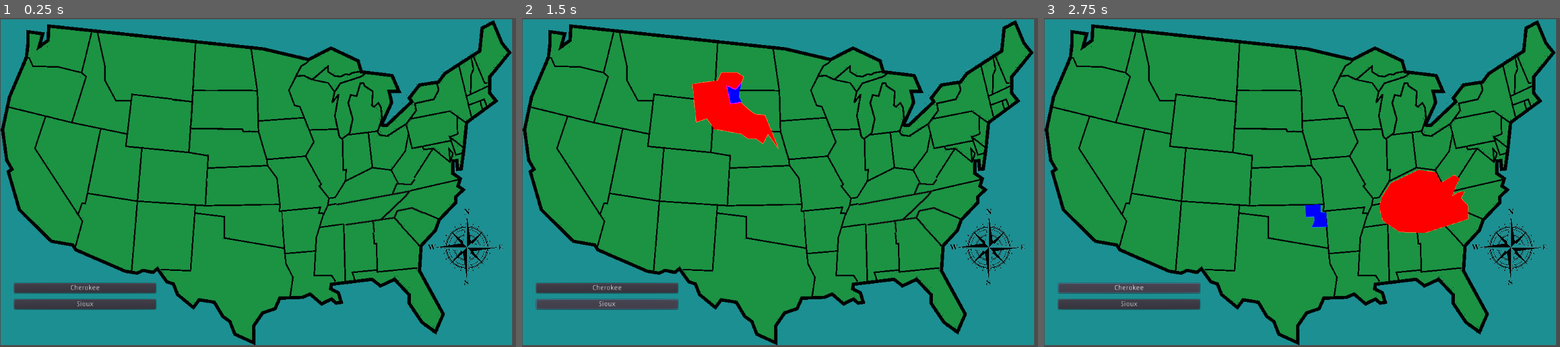
Above: before the commit, frames 1-3 (left to right).
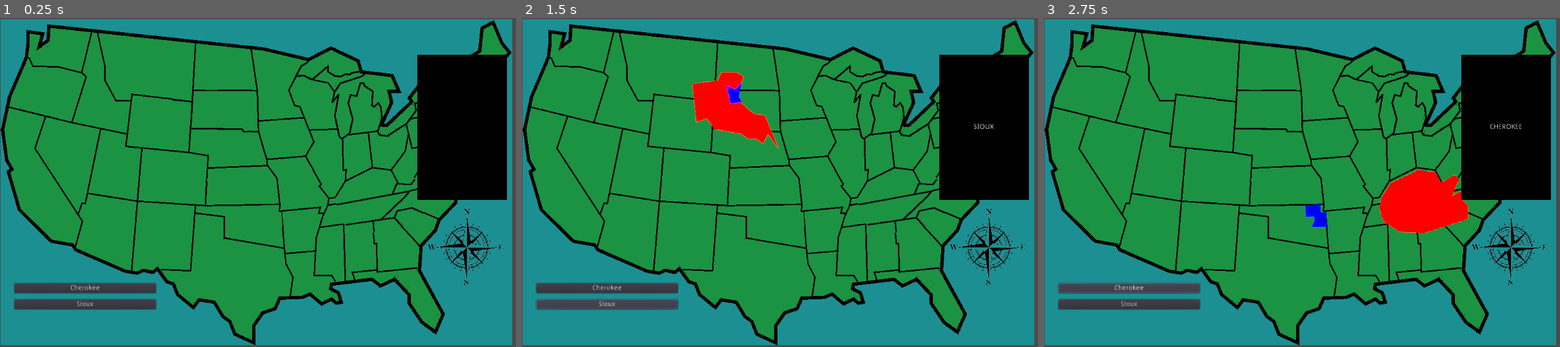
Above: after the commit, the same moments.

Repository: PeppaFan666/InteractiveMap
Game: Godot game, scene res://Scene.tscn
The game is run twice, just before and just after one commit, with the same random seed, the same clock (stepped at 60 frames per second) and the same inputs.
Inputs:
- Up to frame 1 (0.25 s): no input
- Up to frame 2 (1.5 s): click "Cherokee" at 0.5 s; click "Sioux" at 1.25 s
- Up to frame 3 (2.75 s): click "Cherokee" at 2 s

The runs differ from the first frame. In frame 1, 6.9% of the frame differs, in the area x 80-99%, y 11-56%; in frame 2, 6.9%; in frame 3, 6.9%.

Commit message:
Information Box

Diff:
--- /dev/null
+++ b/ClearShader.tres
@@ -0,0 +1,13 @@
+[gd_resource type="ShaderMaterial" load_steps=2 format=2]
+
+[sub_resource type="Shader" id=1]
+code = "shader_type canvas_item;
+render_mode unshaded;
+void fragment()
+{
+	COLOR = texture(TEXTURE, UV);
+	COLOR.a = 0.0;
+}"
+
+[resource]
+shader = SubResource( 1 )
--- a/Scene.tscn
+++ b/Scene.tscn
@@ -8,6 +8,8 @@
 [ext_resource path="res://CherToday.png" type="Texture" id=6]
 [ext_resource path="res://sitradtional.png" type="Texture" id=7]
 [ext_resource path="res://compass-image.png" type="Texture" id=8]
+
+[sub_resource type="Theme" id=1]
 
 [node name="Scene" type="Node"]
 
@@ -47,6 +49,7 @@
 margin_bottom = 627.837
 grow_horizontal = 2
 grow_vertical = 2
+theme = SubResource( 1 )
 custom_constants/separation = 13
 alignment = 1
 __meta__ = {
@@ -73,5 +76,27 @@
 __meta__ = {
 "_edit_use_anchors_": false
 }
+
+[node name="ColorRect" type="ColorRect" parent="."]
+margin_left = 849.296
+margin_top = 74.6616
+margin_right = 1031.3
+margin_bottom = 369.662
+color = Color( 0, 0, 0, 1 )
+__meta__ = {
+"_edit_group_": true,
+"_edit_use_anchors_": false
+}
+
+[node name="Label" type="Label" parent="ColorRect"]
+margin_right = 182.0
+margin_bottom = 294.0
+custom_colors/font_color = Color( 1, 1, 1, 1 )
+align = 1
+valign = 1
+uppercase = true
+__meta__ = {
+"_edit_use_anchors_": false
+}
 [connection signal="pressed" from="VBoxContainer/Cherokee" to="mapmanager" method="_on_Cherokee_pressed"]
 [connection signal="pressed" from="VBoxContainer/Sioux" to="mapmanager" method="_on_Sioux_pressed"]
--- a/icon.gd
+++ b/icon.gd
@@ -3,19 +3,22 @@
 onready var chertoday = get_node("../CherToday")
 onready var sihome = get_node("../sitradtional")
 onready var sitoday = get_node("../sitoday")
+onready var lable = get_node("../ColorRect/Label")
+onready var colorrect = get_node("../ColorRect")
 onready var RedShader = preload("res://RedShader.tres")
 onready var YellowShader = preload("res://YellowShader.tres")
 onready var NormalShader = preload("res://NormalColor.tres")
-
+onready var ClearShader = preload("res://ClearShader.tres")
 
 func _on_Cherokee_pressed():
 	chertoday.set_material(YellowShader)
 	cherhome.set_material(RedShader)
 	sihome.set_material(NormalShader)
 	sitoday.set_material(NormalShader)
-
+	lable.set_text("cherokee")
 func _on_Sioux_pressed():
 	chertoday.set_material(NormalShader)
 	cherhome.set_material(NormalShader)
 	sihome.set_material(RedShader)
 	sitoday.set_material(YellowShader)
+	lable.set_text("sioux")
Not shown: 1 places in Scene.tscn that only renumber resources
